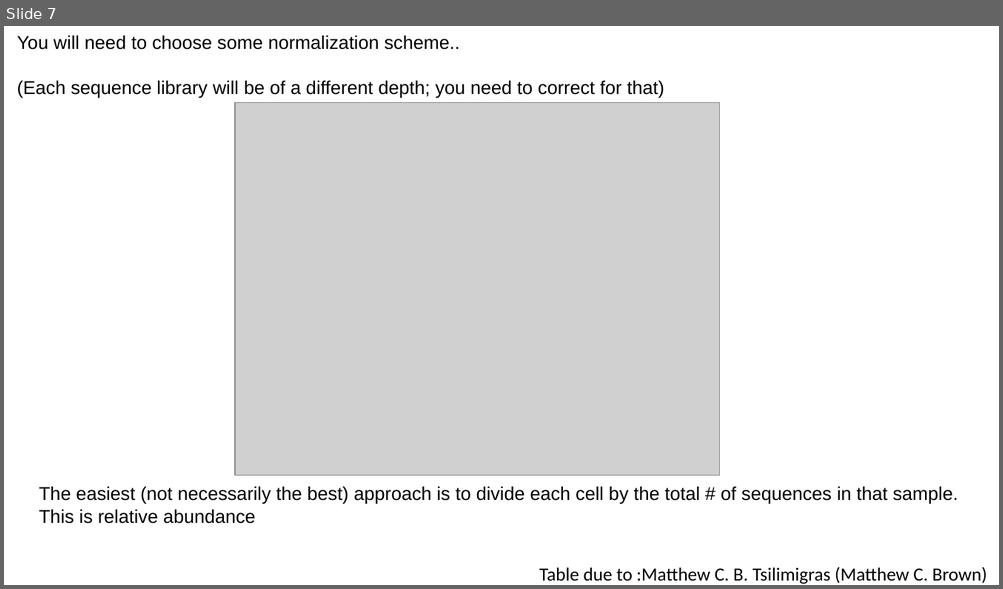
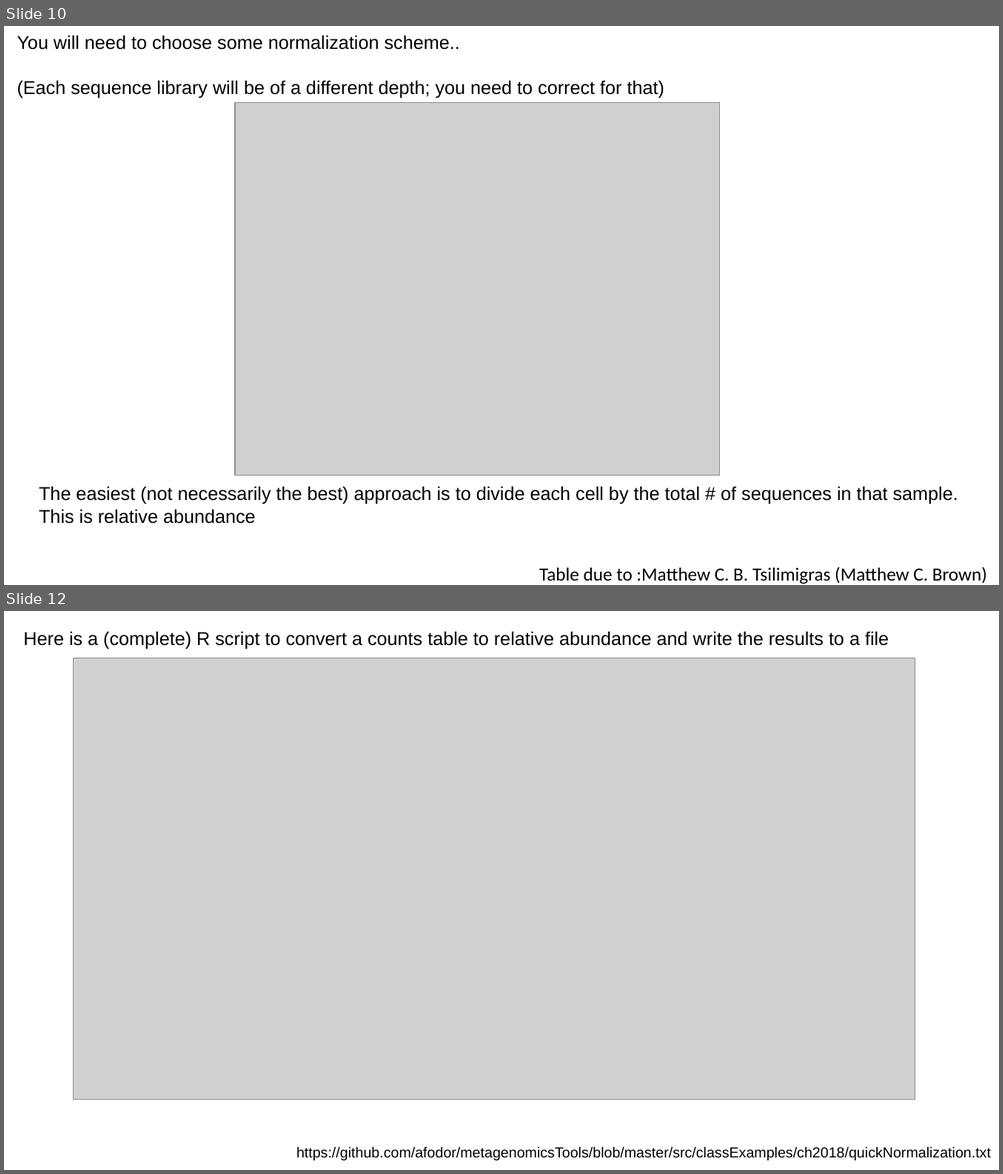
Before and after one commit to afodor/afodor.github.io, a slide deck: classes/ChapelHill2018/ch.pptx. Shown one above the other, each under a label of ours: slide 7 before the commit, slides 10 and 12 after it; the slides between them are not shown. The pictures are 1003x589 and 1003x1174 pixels, drawn with LibreOffice and Linux fonts; fonts in the diff are those of the drawing; grey boxes stand for pictures. Boxes give left, top, right and bottom in pixels: in the first picture for what was removed or moved away, otherwise in the second. Text is boxed around its words. In the diff, an @@ line names an element or a change of style, - is before the commit and + after.

Commit message:
finish up with normalization

```diff
--- a/classes/ChapelHill2018/ch.pptx
+++ b/classes/ChapelHill2018/ch.pptx
@@ slide 12 added at box(4, 611, 999, 1170), background #FFFFFF @@
@@ text added at box(23, 631, 888, 649), 18 pt, text #000000 @@
+Here is a (complete) R script to convert a counts table to relative abundance and write the results to a file
@@ picture added at box(74, 658, 915, 1100) @@
@@ text added at box(296, 1147, 990, 1161), 14 pt, text #000000 @@
+https://github.com/afodor/metagenomicsTools/blob/master/src/classExamples/ch2018/quickNormalization.txt
@@ what was slide 7 is now slide 10 @@
```
Also in this commit, not shown: 1 slide changed, 14 other slides added.
